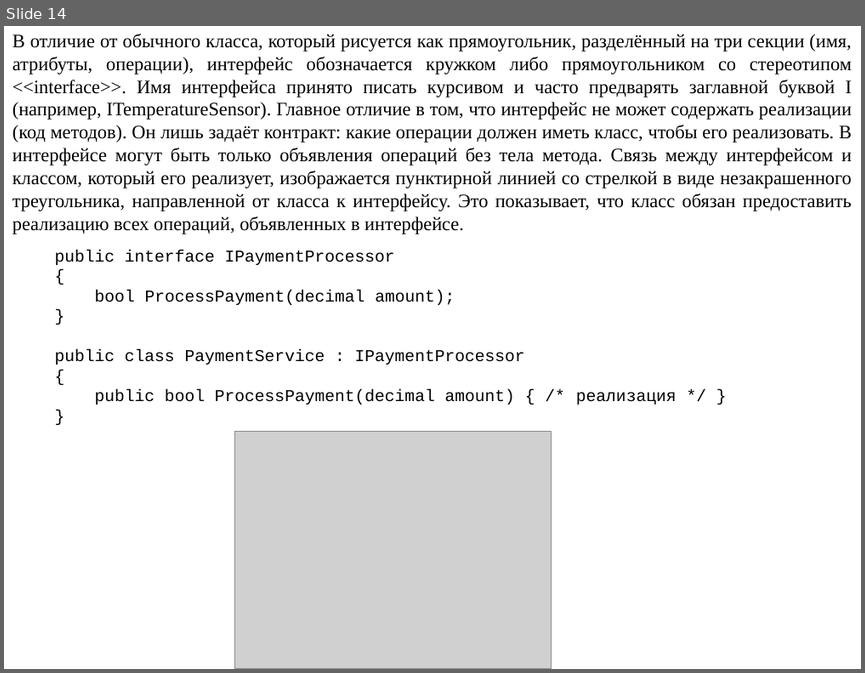
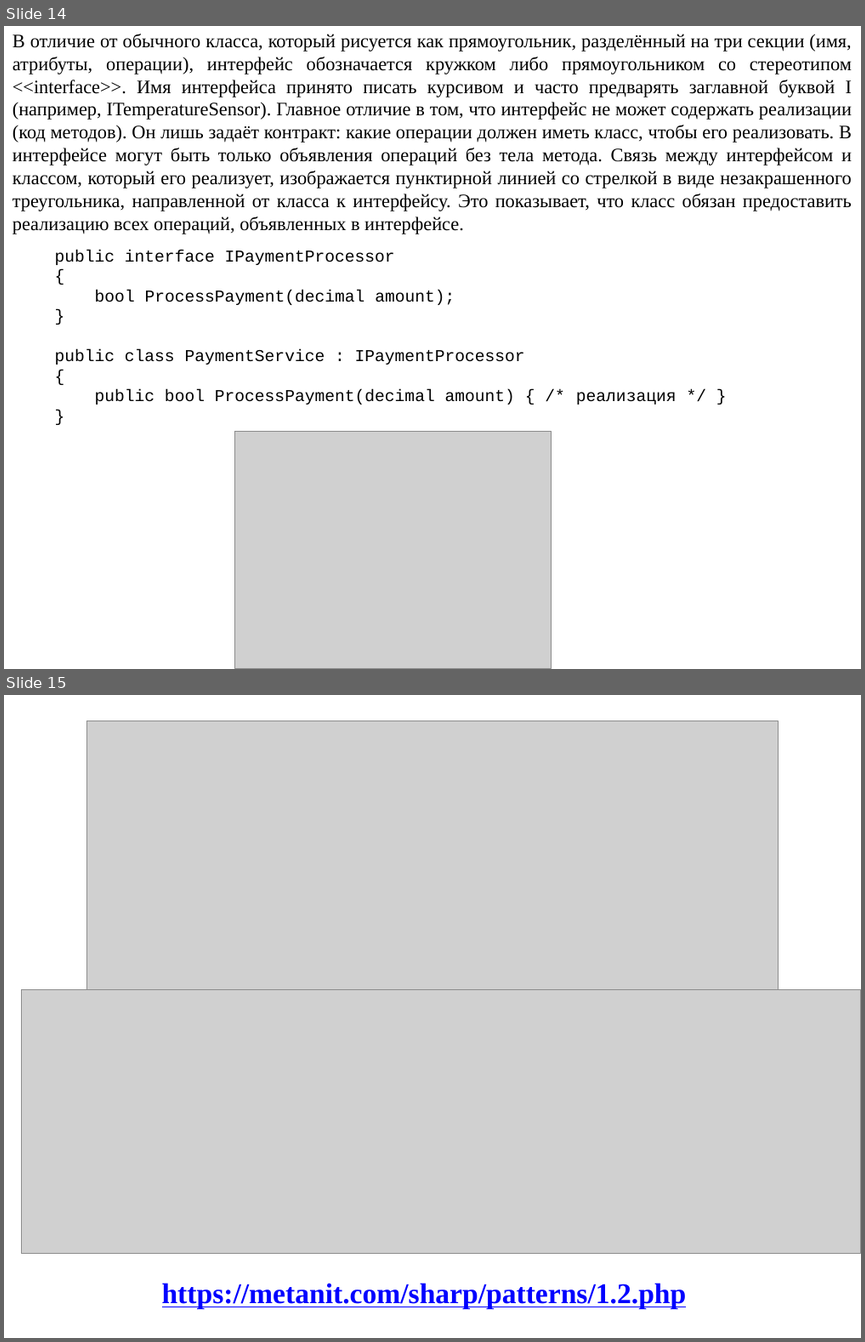
Before and after one commit to mbdatateach/site, a slide deck: ООП/лекции/ООП Лекция 7.pptx. Shown one above the other, each under a label of ours: slide 14 before the commit, slides 14 and 15 after it. The pictures are 865x673 and 865x1342 pixels, drawn with LibreOffice and Linux fonts; fonts in the diff are those of the drawing; grey boxes stand for pictures. Boxes give left, top, right and bottom in pixels: in the first picture for what was removed or moved away, otherwise in the second. Text is boxed around its words. In the diff, an @@ line names an element or a change of style, - is before the commit and + after.

```diff
--- a/ООП/лекции/ООП Лекция 7.pptx
+++ b/ООП/лекции/ООП Лекция 7.pptx
@@ slide 15 added at (4,695,861,1338), background #FFFFFF @@
@@ picture added at (87,721,778,990) @@
@@ picture added at (21,990,861,1253) @@
@@ text added at (162,1282,687,1309), 24 pt, text #0000FF, bold, underline @@
+https://metanit.com/sharp/patterns/1.2.php
```
Also in this commit, not shown: 1 slide removed, 8 other files.
